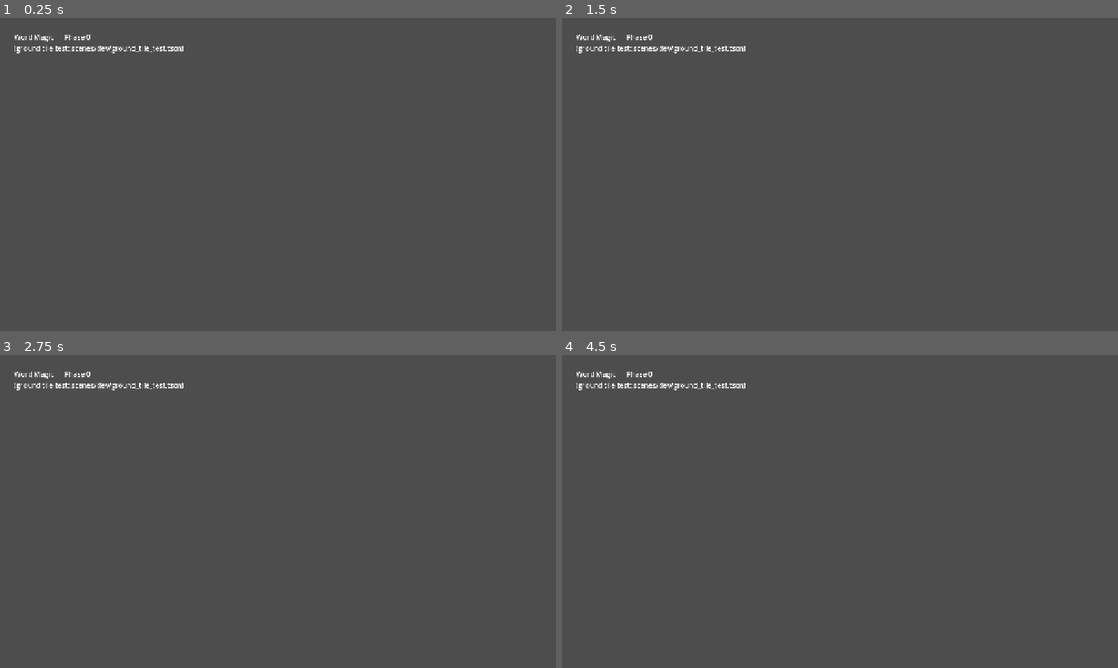
Above: before the commit, frames 1-4 (two rows, left to right).
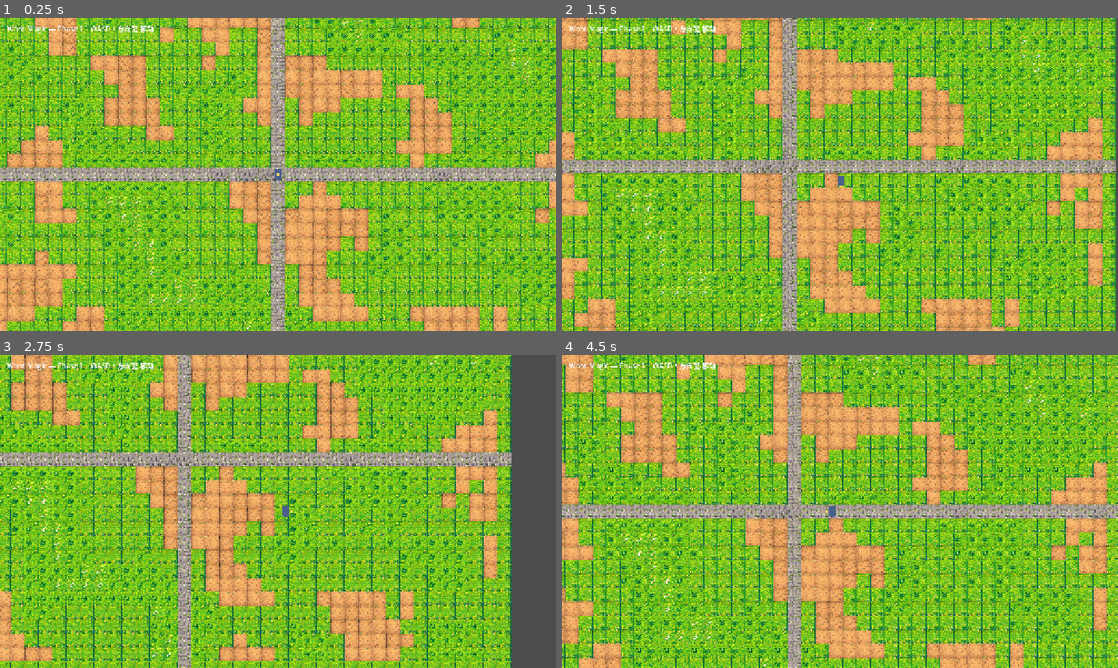
Above: after the commit, the same moments.

Repository: ahao430/word-magic
Game: Godot game, scene res://scenes/main/main.tscn
Same seed, same stepped clock (60 frames per second), same inputs: the game is played once before the commit and once after it.
Inputs (mouse positions are in pixels of both pictures, inside the frame that each line leads up to):
- Up to frame 1 (0.25 s): no input
- Up to frame 2 (1.5 s): tap Enter at 0.5 s; move the mouse to (962, 158) at 0.52 s; hold D (move_right) 0.53-1.28 s; tap Space (attack) at 0.6 s; click (962, 158) at 0.67 s; move the mouse to (728, 190) at 1.27 s; hold S (move_down) from 1.28 s (still down); tap E (interact) at 1.35 s
- Up to frame 3 (2.75 s): move the mouse to (333, 442) at 2.02 s; release S (move_down) at 2.03 s; hold D (move_right) from 2.03 s (still down); tap Space (attack) at 2.1 s
- Up to frame 4 (4.5 s): move the mouse to (812, 574) at 2.77 s; release D (move_right) at 2.78 s; hold W (move_up) 2.78-3.53 s; tap E (interact) at 2.85, 4.35 s; click (812, 574) at 2.92 s; move the mouse to (1006, 558) at 3.52 s; hold A (move_left) from 3.53 s (still down); tap Space (attack) at 3.6 s; move the mouse to (673, 464) at 4.27 s

The runs differ from the first frame. In frame 1, 100% of the frame differs, in the area x 0-100%, y 0-100%; in frame 2, 99%; in frame 3, 92%; in frame 4, 100%.

Commit message:
feat: add player movement, camera follow and forest test map (Phase 1)
- Player (CharacterBody2D, floating motion mode): four-direction
  movement at 160 px/s from the registered input actions, code-defined
  placeholder visuals (polygon body + facing indicator) until real
  character sprites exist, Camera2D with position smoothing
- World: TileMapLayer driven by a generated TileSet
  (forest_ground.tres) packed from the 8 production ground tiles via
  tools/dev/build_ground_atlas.gd + build_tileset.gd; deterministic
  FastNoiseLite layout (48x32) with stone cross paths and border
  walls; ground tiles intentionally carry no collision
- Main scene now instances world + player with a minimal HUD hint
- Automated headless test tests/player_movement_test.gd: all four
  directions move 80 px over 30 physics frames, body rests after
  release (ALL PASS)
- Windowed screenshot verification (gameplay_screenshot.tscn): map,
  player, HUD, camera follow and facing rotation all confirmed

Diff:
--- /dev/null
+++ b/assets/tilesets/forest/forest_ground.tres
@@ -0,0 +1,20 @@
+[gd_resource type="TileSet" format=3]
+
+[ext_resource type="Texture2D" path="res://assets/tilesets/forest/ground/forest_ground_atlas.png" id="1_h8gmu"]
+
+[sub_resource type="TileSetAtlasSource" id="TileSetAtlasSource_c6tvb"]
+texture = ExtResource("1_h8gmu")
+texture_region_size = Vector2i(32, 32)
+0:0/0 = 0
+1:0/0 = 0
+2:0/0 = 0
+3:0/0 = 0
+0:1/0 = 0
+1:1/0 = 0
+2:1/0 = 0
+3:1/0 = 0
+
+[resource]
+resource_name = "ForestGround"
+tile_size = Vector2i(32, 32)
+sources/0 = SubResource("TileSetAtlasSource_c6tvb")
--- /dev/null
+++ b/scenes/dev/gameplay_screenshot.tscn
@@ -0,0 +1,6 @@
+[gd_scene load_steps=2 format=3]
+
+[ext_resource type="Script" path="res://scripts/dev/gameplay_screenshot.gd" id="1_shot"]
+
+[node name="GameplayScreenshot" type="Node2D"]
+script = ExtResource("1_shot")
--- a/scenes/main/main.tscn
+++ b/scenes/main/main.tscn
@@ -1,6 +1,24 @@
-[gd_scene load_steps=2 format=3]
+[gd_scene load_steps=4 format=3]
 
 [ext_resource type="Script" path="res://scripts/core/main.gd" id="1_main"]
 
+[ext_resource type="PackedScene" path="res://scenes/world/world.tscn" id="2_world"]
+
+[ext_resource type="PackedScene" path="res://scenes/player/player.tscn" id="3_player"]
+
 [node name="Main" type="Node2D"]
 script = ExtResource("1_main")
+
+[node name="World" parent="." instance=ExtResource("2_world")]
+
+[node name="Player" parent="." instance=ExtResource("3_player")]
+position = Vector2(784, 528)
+
+[node name="HUD" type="CanvasLayer" parent="."]
+
+[node name="Hint" type="Label" parent="HUD"]
+offset_left = 16.0
+offset_top = 12.0
+offset_right = 720.0
+offset_bottom = 40.0
+text = "Word Magic — Phase 1    WASD / 方向键 移动"
--- /dev/null
+++ b/scenes/player/player.tscn
@@ -0,0 +1,25 @@
+[gd_scene load_steps=3 format=3]
+
+[ext_resource type="Script" path="res://scripts/player/player.gd" id="1_player"]
+
+[sub_resource type="RectangleShape2D" id="shape_body"]
+size = Vector2(16, 16)
+
+[node name="Player" type="CharacterBody2D"]
+motion_mode = 1
+script = ExtResource("1_player")
+
+[node name="CollisionShape2D" type="CollisionShape2D" parent="."]
+shape = SubResource("shape_body")
+
+[node name="Body" type="Polygon2D" parent="."]
+color = Color(0.29, 0.38, 0.55, 1)
+polygon = PackedVector2Array(-8, -12, 8, -12, 8, 8, 4, 12, -4, 12, -8, 8)
+
+[node name="Facing" type="Polygon2D" parent="."]
+color = Color(1, 0.82, 0.4, 1)
+polygon = PackedVector2Array(-3, -4, 5, 0, -3, 4)
+
+[node name="Camera2D" type="Camera2D" parent="."]
+position_smoothing_enabled = true
+position_smoothing_speed = 8.0
--- /dev/null
+++ b/scenes/world/world.tscn
@@ -0,0 +1,11 @@
+[gd_scene load_steps=3 format=3]
+
+[ext_resource type="TileSet" path="res://assets/tilesets/forest/forest_ground.tres" id="1_tileset"]
+
+[ext_resource type="Script" path="res://scripts/world/world.gd" id="2_world"]
+
+[node name="World" type="Node2D"]
+script = ExtResource("2_world")
+
+[node name="GroundLayer" type="TileMapLayer" parent="."]
+tile_set = ExtResource("1_tileset")
--- a/scripts/core/main.gd
+++ b/scripts/core/main.gd
@@ -1,10 +1,6 @@
 extends Node2D
-## Main scene entry. Phase 0: confirm boot, show minimal status UI.
+## Main scene entry: world + player + HUD. Phase 1.
 
 
 func _ready() -> void:
-	GameManager.set_state(GameManager.GameState.MENU)
-	var label := Label.new()
-	label.text = "Word Magic — Phase 0\n(ground tile test: scenes/dev/ground_tile_test.tscn)"
-	label.position = Vector2(32, 32)
-	add_child(label)
+	GameManager.set_state(GameManager.GameState.PLAYING)
--- /dev/null
+++ b/scripts/dev/gameplay_screenshot.gd
@@ -0,0 +1,35 @@
+extends Node2D
+## Dev-only: instances the real main scene, captures two screenshots
+## (idle, and after walking right) to verify map rendering, player
+## visibility and camera follow outside the editor.
+##
+##   godot --path . res://scenes/dev/gameplay_screenshot.tscn --quit-after 600
+
+const SHOT_A := "/tmp/wm_gameplay_idle.png"
+const SHOT_B := "/tmp/wm_gameplay_moved.png"
+
+
+func _ready() -> void:
+	var main: Node2D = load("res://scenes/main/main.tscn").instantiate()
+	add_child(main)
+
+	await RenderingServer.frame_post_draw
+	await RenderingServer.frame_post_draw
+	_capture(SHOT_A)
+	print("[shot] idle saved")
+
+	Input.action_press("move_right")
+	for i in 90:
+		await RenderingServer.frame_post_draw
+	Input.action_release("move_right")
+	await RenderingServer.frame_post_draw
+	_capture(SHOT_B)
+	print("[shot] moved saved")
+
+	get_tree().quit()
+
+
+func _capture(path: String) -> void:
+	var img := get_viewport().get_texture().get_image()
+	if img.save_png(path) != OK:
+		push_error("[shot] failed to save " + path)
--- /dev/null
+++ b/scripts/player/player.gd
@@ -0,0 +1,17 @@
+extends CharacterBody2D
+## Top-down player: four-direction movement with camera smoothing.
+## Visuals are code-defined placeholder polygons until real character
+## sprites are produced (see docs/ART_ASSET_IMPLEMENTATION.md §5).
+
+const SPEED := 160.0
+
+@onready var facing: Polygon2D = $Facing
+
+
+func _physics_process(_delta: float) -> void:
+	var dir := Input.get_vector("move_left", "move_right", "move_up", "move_down")
+	velocity = dir * SPEED
+	move_and_slide()
+	if dir != Vector2.ZERO:
+		facing.position = dir * 14.0
+		facing.rotation = dir.angle()
--- /dev/null
+++ b/scripts/world/world.gd
@@ -0,0 +1,74 @@
+extends Node2D
+## Dev forest test map: paints a deterministic 48x32 ground layout from
+## the production ground tiles and walls the borders so the player
+## cannot walk off the map. Replaced by authored maps in later phases.
+
+const MAP_CELLS := Vector2i(48, 32)
+const TILE_SOURCE_ID := 0
+
+## Atlas coordinates in forest_ground_atlas.png (4 cols x 2 rows).
+const GRASS_PLAIN := Vector2i(0, 0)
+const GRASS_DENSE := Vector2i(1, 0)
+const GRASS_FLOWERS := Vector2i(2, 0)
+const DIRT_PLAIN := Vector2i(3, 0)
+const DIRT_VARIANT := Vector2i(0, 1)
+const DIRT_GRASSY_EDGE := Vector2i(1, 1)
+const STONE_PAVING := Vector2i(2, 1)
+const STONE_MOSS := Vector2i(3, 1)
+
+@onready var ground: TileMapLayer = $GroundLayer
+
+
+func _ready() -> void:
+	_paint_ground()
+	_build_walls()
+
+
+func _paint_ground() -> void:
+	var macro := FastNoiseLite.new()
+	macro.seed = 20261111
+	macro.frequency = 0.09
+	var detail := FastNoiseLite.new()
+	detail.seed = 99
+	detail.frequency = 0.25
+
+	for y in MAP_CELLS.y:
+		for x in MAP_CELLS.x:
+			ground.set_cell(Vector2i(x, y), TILE_SOURCE_ID, _pick_tile(x, y, macro, detail))
+
+
+func _pick_tile(x: int, y: int, macro: FastNoiseLite, detail: FastNoiseLite) -> Vector2i:
+	# Stone cross paths through the map center (player spawn).
+	if x == 24 or y == 16:
+		return STONE_MOSS if detail.get_noise_2d(x, y) > 0.45 else STONE_PAVING
+	# Dense grass ring at the map border.
+	if x == 0 or y == 0 or x == MAP_CELLS.x - 1 or y == MAP_CELLS.y - 1:
+		return GRASS_DENSE
+	var v := macro.get_noise_2d(x, y)
+	if v > 0.45:
+		return GRASS_FLOWERS
+	if v > 0.15:
+		return GRASS_PLAIN
+	if v > -0.2:
+		return GRASS_DENSE
+	# Dirt pockets in the lowlands, occasionally a grassy edge sample.
+	if detail.get_noise_2d(x, y) > 0.6:
+		return DIRT_GRASSY_EDGE
+	return DIRT_PLAIN if detail.get_noise_2d(x, y) > 0.0 else DIRT_VARIANT
+
+
+func _build_walls() -> void:
+	var map_px := Vector2(MAP_CELLS) * Vector2(ground.tile_set.tile_size)
+	for side in [["left", Vector2(-16, map_px.y / 2), Vector2(32, map_px.y + 64)],
+			["right", Vector2(map_px.x + 16, map_px.y / 2), Vector2(32, map_px.y + 64)],
+			["top", Vector2(map_px.x / 2, -16), Vector2(map_px.x + 64, 32)],
+			["bottom", Vector2(map_px.x / 2, map_px.y + 16), Vector2(map_px.x + 64, 32)]]:
+		var body := StaticBody2D.new()
+		body.name = "Wall_" + side[0]
+		body.position = side[1]
+		var shape := RectangleShape2D.new()
+		shape.size = side[2]
+		var collider := CollisionShape2D.new()
+		collider.shape = shape
+		body.add_child(collider)
+		add_child(body)
--- /dev/null
+++ b/tests/player_movement_test.gd
@@ -0,0 +1,59 @@
+extends SceneTree
+## Headless movement test: presses each direction, steps physics frames,
+## asserts the player body actually moves (and stops when released).
+##
+##   godot --headless --path . -s res://tests/player_movement_test.gd
+##
+## Prints PASS/FAIL lines; exit code reflects failures.
+
+const PLAYER_SCENE := "res://scenes/player/player.tscn"
+const FRAMES := 30
+const MIN_DELTA := 8.0  # px over 30 physics frames at 60 Hz
+
+var _failures := 0
+
+
+func _initialize() -> void:
+	call_deferred("_run")
+
+
+func _run() -> void:
+	var packed: PackedScene = load(PLAYER_SCENE)
+	var player: CharacterBody2D = packed.instantiate()
+	root.add_child(player)
+
+	# Two settling frames so _ready and first physics tick run.
+	await physics_frame
+	await physics_frame
+
+	for dir_name in [["move_left", Vector2.LEFT], ["move_right", Vector2.RIGHT],
+			["move_up", Vector2.UP], ["move_down", Vector2.DOWN]]:
+		var before: Vector2 = player.global_position
+		Input.action_press(dir_name[0])
+		for i in FRAMES:
+			await physics_frame
+		Input.action_release(dir_name[0])
+		var moved: Vector2 = player.global_position - before
+		var along := moved.dot(dir_name[1])
+		if along >= MIN_DELTA:
+			print("PASS  %s moved %.1f px along axis" % [dir_name[0], along])
+		else:
+			_failures += 1
+			print("FAIL  %s moved only %.1f px along axis" % [dir_name[0], along])
+
+	# Release everything and confirm the body comes to rest.
+	await physics_frame
+	await physics_frame
+	if player.velocity.length() < 0.01:
+		print("PASS  body at rest after release (velocity %.3f)" % player.velocity.length())
+	else:
+		_failures += 1
+		print("FAIL  body still moving (velocity %.3f)" % player.velocity.length())
+
+	player.queue_free()
+	if _failures == 0:
+		print("ALL PASS")
+		quit(0)
+	else:
+		print("FAILURES: %d" % _failures)
+		quit(1)
--- /dev/null
+++ b/tools/dev/build_ground_atlas.gd
@@ -0,0 +1,30 @@
+extends SceneTree
+## One-shot: pack the 8 production ground tiles into a single 128x64
+## atlas PNG (4 cols x 2 rows, no gutters) for the forest TileSet.
+##
+##   godot --headless --path . -s res://tools/dev/build_ground_atlas.gd
+##
+## Run `--import` afterwards so the atlas gets import metadata before
+## build_tileset.gd loads it.
+
+const TILE_DIR := "res://assets/tilesets/forest/ground"
+const TILE_NAMES := [
+	"grass_plain", "grass_dense", "grass_flowers", "dirt_plain",
+	"dirt_variant", "dirt_grassy_edge", "stone_paving", "stone_moss",
+]
+const TILE := 32
+
+
+func _init() -> void:
+	var atlas := Image.create(TILE * 4, TILE * 2, false, Image.FORMAT_RGBA8)
+	for i in TILE_NAMES.size():
+		var tex: Texture2D = load("%s/%s.png" % [TILE_DIR, TILE_NAMES[i]])
+		var img := tex.get_image()
+		atlas.blit_rect(img, Rect2i(Vector2i.ZERO, Vector2i(TILE, TILE)),
+				Vector2i((i % 4) * TILE, floori(i / 4.0) * TILE))
+	var err := atlas.save_png("%s/forest_ground_atlas.png" % TILE_DIR)
+	if err != OK:
+		push_error("[atlas] save failed: %s" % err)
+	else:
+		print("[atlas] saved %s/forest_ground_atlas.png (128x64)" % TILE_DIR)
+	quit()
--- /dev/null
+++ b/tools/dev/build_tileset.gd
@@ -0,0 +1,37 @@
+extends SceneTree
+## One-shot: build the forest ground TileSet resource from the packed
+## atlas. Ground tiles intentionally get NO collision (props and cliffs
+## carry collision instead, per IMPORT_GUIDE).
+##
+##   godot --headless --path . -s res://tools/dev/build_tileset.gd
+##
+## Requires forest_ground_atlas.png to be imported already.
+
+const ATLAS_PATH := "res://assets/tilesets/forest/ground/forest_ground_atlas.png"
+const TILESET_PATH := "res://assets/tilesets/forest/forest_ground.tres"
+
+
+func _init() -> void:
+	var texture: Texture2D = load(ATLAS_PATH)
+	if texture == null:
+		push_error("[tileset] atlas not found: " + ATLAS_PATH)
+		quit(1)
+		return
+
+	var tileset := TileSet.new()
+	tileset.tile_size = Vector2i(32, 32)
+	tileset.resource_name = "ForestGround"
+
+	var source := TileSetAtlasSource.new()
+	source.texture = texture
+	source.texture_region_size = Vector2i(32, 32)
+	for i in 8:
+		source.create_tile(Vector2i(i % 4, floori(i / 4.0)))
+	tileset.add_source(source, 0)
+
+	var err := ResourceSaver.save(tileset, TILESET_PATH)
+	if err != OK:
+		push_error("[tileset] save failed: %s" % err)
+	else:
+		print("[tileset] saved " + TILESET_PATH)
+	quit()
Binary file added: assets/tilesets/forest/ground/forest_ground_atlas.png
Not shown, added: assets/tilesets/forest/ground/forest_ground_atlas.png.import
Not shown, added: scripts/player/player.gd.uid
Not shown, added: scripts/world/world.gd.uid
Not shown, added: tests/player_movement_test.gd.uid
Not shown, added: tools/dev/build_ground_atlas.gd.uid
Not shown, added: tools/dev/build_tileset.gd.uid
